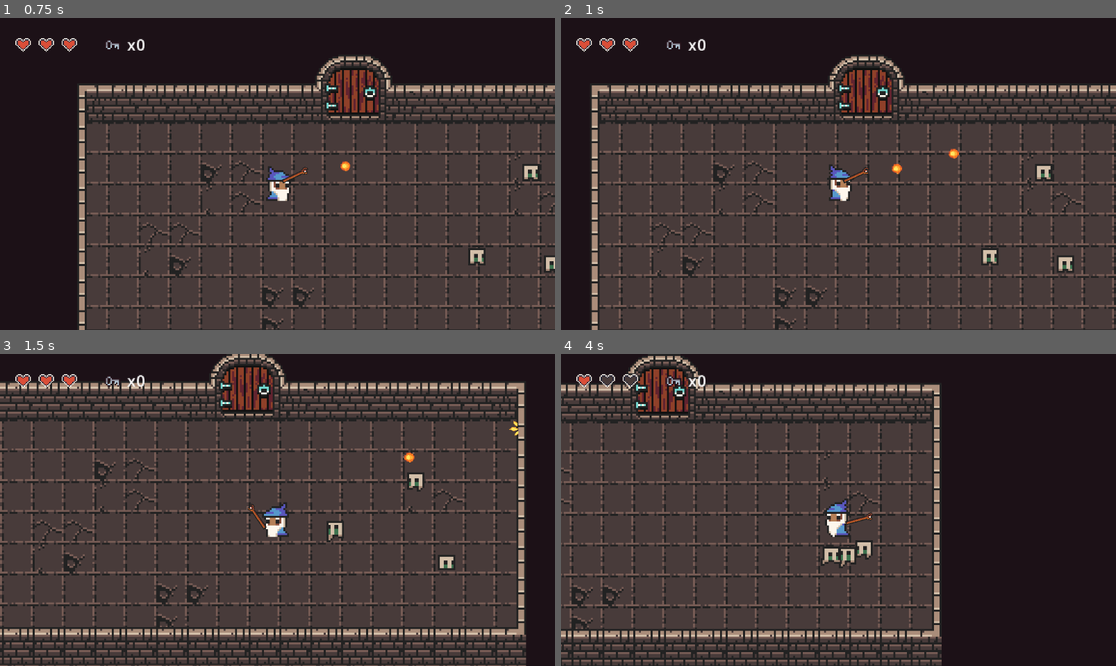
Above: before the commit, frames 1-4 (two rows, left to right).
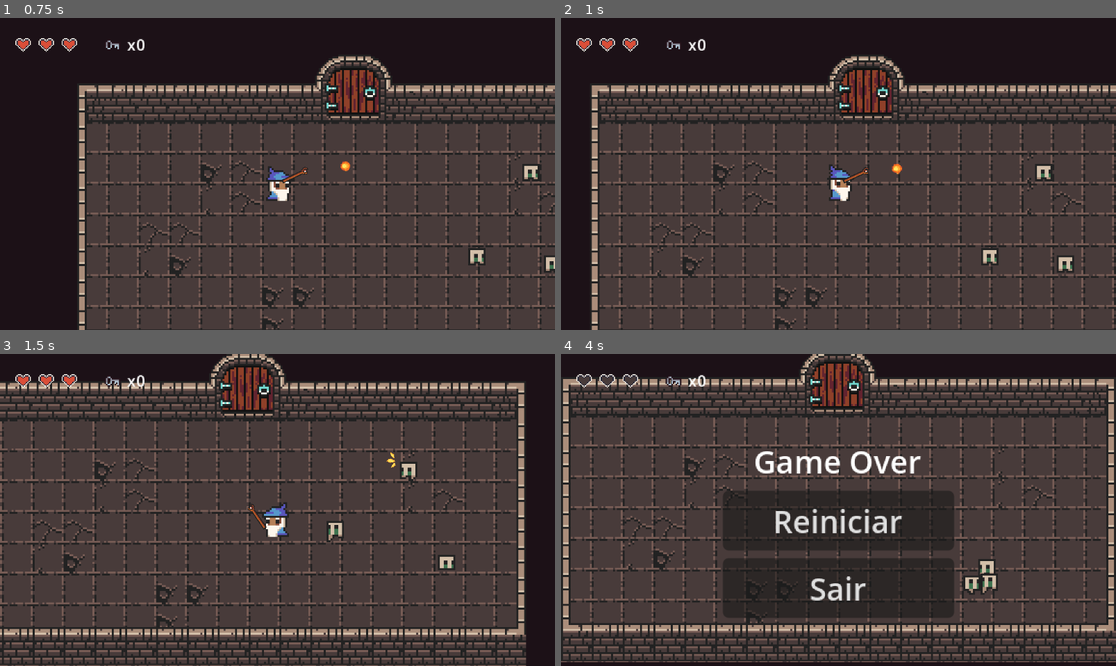
Above: after the commit, the same moments.

Repository: leanfj/infinit-dungeon
Game: Godot game, scene res://scenes/world_node_2d.tscn
The game is run twice, just before and just after one commit, with the same random seed, the same clock (stepped at 60 frames per second) and the same inputs.
Inputs (mouse positions are in pixels of both pictures, inside the frame that each line leads up to):
- Up to frame 1 (0.75 s): tap Enter at 0.5 s; move the mouse to (399, 158) at 0.52 s; press the mouse at (399, 158) at 0.53 s; hold D (move_right) from 0.53 s (still down)
- Up to frame 2 (1 s): keep holding D (move_right)
- Up to frame 3 (1.5 s): move the mouse to (166, 525) at 1.27 s; release D (move_right) at 1.28 s; release the mouse at (166, 525) at 1.28 s; hold S (move_down) from 1.28 s (still down); click (166, 525) at 1.35 s
- Up to frame 4 (4 s): move the mouse to (894, 441) at 2.02 s; release S (move_down) at 2.03 s; press the mouse at (894, 441) at 2.03 s; hold D (move_right) 2.03-2.78 s; right-click (894, 441) at 2.1 s; move the mouse to (810, 572) at 2.77 s; release the mouse at (810, 572) at 2.78 s; hold W (move_up) 2.78-3.53 s; click (810, 572) at 2.85 s; move the mouse to (1005, 556) at 3.52 s; press the mouse at (1005, 556) at 3.53 s; hold A (move_left) from 3.53 s (still down)

Frame 1 is identical in both runs. In frame 2, less than 0.1% of the frame differs, in the area x 69-72%, y 41-46%; in frame 3, 0.4%; in frame 4, 60%, in the area x 0-100%, y 0-100%.

Commit message:
Add z_index to DoorNode2D and implement drop spawning for CrateNode2D; enhance FireBall with area detection and adjust scene references

Diff:
--- a/entities/Door/door_open_node_2d.tscn
+++ b/entities/Door/door_open_node_2d.tscn
@@ -23,6 +23,7 @@
 size = Vector2(32, 26)
 
 [node name="DoorNode2D" type="Node2D"]
+z_index = 1
 
 [node name="CharacterBody2D" type="CharacterBody2D" parent="." groups=["walls"]]
 
--- a/entities/Environments/Crate/crate_node_2d.gd
+++ b/entities/Environments/Crate/crate_node_2d.gd
@@ -1,15 +1,26 @@
 class_name CrateNode2D
 extends Node2D
+
+@export var drop_scenes: Array[PackedScene] = []
 
 # Called when the node enters the scene tree for the first time.
 func _ready() -> void:
 	$HitBoxArea2D.hit_detected.connect(take_damage)
 
 func take_damage(_amount: int, _origin: Vector2 = Vector2.ZERO) -> void:
-	if get_parent():
-		var flask_scene := preload("res://entities/Environments/Flasks/flask_red_node_2d.tscn")
-		var flask := flask_scene.instantiate()
-		get_parent().add_child(flask)
-		if flask is Node2D:
-			flask.global_position = global_position
+	_spawn_drop()
 	queue_free()
+
+
+func _spawn_drop() -> void:
+	if not get_parent():
+		return
+	if drop_scenes.is_empty():
+		return
+	var scene: PackedScene = drop_scenes[randi() % drop_scenes.size()]
+	if scene == null:
+		return
+	var inst := scene.instantiate()
+	get_parent().add_child(inst)
+	if inst is Node2D:
+		inst.global_position = global_position
--- a/entities/player/Mage/FireBall/fire_ball_node_2d.gd
+++ b/entities/player/Mage/FireBall/fire_ball_node_2d.gd
@@ -5,9 +5,11 @@
 #animations hit and travel
 
 @export var speed: float = 200.0
+@export var max_distance: float = 50.0
 
 var _direction: Vector2 = Vector2.ZERO
 var _has_hit: bool = false
+var _origin_position: Vector2 = Vector2.ZERO
 
 
 func _ready() -> void:
@@ -15,33 +17,37 @@
 
 func _physics_process(_delta: float) -> void:
 	position += _direction * speed * _delta
+	if _origin_position != Vector2.ZERO and global_position.distance_to(_origin_position) >= max_distance:
+		await _play_hit_and_free()
 
 func set_direction(direction: Vector2) -> void:
 	_direction = direction.normalized()
+	_origin_position = global_position
 
 func _on_body_entered(body: Node2D) -> void:
 	if _has_hit:
 		return
+	if body and body.has_method("take_damage"):
+		body.take_damage(1, global_position)
+	await _play_hit_and_free()
 
-	if body.is_in_group("enemies") and body.has_method("take_damage"):
-		_has_hit = true
-		body.take_damage(1, global_position)
-		await _play_hit_and_free()
+
+func _on_area_entered(area: Area2D) -> void:
+	if _has_hit:
 		return
-
-	if body.is_in_group("walls"):
-		_has_hit = true
-		await _play_hit_and_free()
+	if area and area.has_method("take_damage"):
+		area.take_damage(1, global_position)
+	await _play_hit_and_free()
 
 
 func _on_hurt_detected() -> void:
-	if _has_hit:
-		return
-	_has_hit = true
 	await _play_hit_and_free()
 
 
 func _play_hit_and_free() -> void:
+	if _has_hit:
+		return
+	_has_hit = true
 	animated_sprite_2d.play("hit")
 	animated_sprite_2d.rotation = _direction.angle()
 	_direction = Vector2.ZERO
--- a/entities/player/Mage/FireBall/fire_ball_node_2d.tscn
+++ b/entities/player/Mage/FireBall/fire_ball_node_2d.tscn
@@ -81,3 +81,4 @@
 debug_color = Color(0.94298196, 0.14780775, 0.47875196, 0.41960785)
 
 [connection signal="body_entered" from="." to="." method="_on_body_entered"]
+[connection signal="area_entered" from="." to="." method="_on_area_entered"]
--- a/entities/player/Mage/mage_character_body_2d.tscn
+++ b/entities/player/Mage/mage_character_body_2d.tscn
@@ -11,7 +11,6 @@
 [ext_resource type="Texture2D" uid="uid://c0mpbr00vlg0a" path="res://entities/player/Mage/Sprites/wizzard_m_run_anim_f2.png" id="8_eembq"]
 [ext_resource type="Texture2D" uid="uid://cwsfqkk7mq86y" path="res://entities/player/Mage/Sprites/wizzard_m_run_anim_f3.png" id="9_0rk3v"]
 [ext_resource type="Texture2D" uid="uid://dfvwey8sw7ykr" path="res://entities/player/Mage/Staff/weapon_red_magic_staff.png" id="11_8f32o"]
-[ext_resource type="Script" uid="uid://bp27mc01s6y16" path="res://entities/player/Mage/camera_2d.gd" id="12_eimj0"]
 
 [sub_resource type="SpriteFrames" id="SpriteFrames_ehqxe"]
 animations = [{
@@ -174,6 +173,6 @@
 
 [node name="Camera2D" parent="." index="4"]
 limit_smoothed = true
-script = ExtResource("12_eimj0")
+terrain_path = NodePath("../TerrainManagerNode2D")
 
 [connection signal="animation_finished" from="StaffNode2D/StaffAnimationPlayer" to="." method="_on_staff_animation_player_animation_finished"]
--- a/entities/player/player_character_body_2d.tscn
+++ b/entities/player/player_character_body_2d.tscn
@@ -1,10 +1,11 @@
 [gd_scene load_steps=6 format=3 uid="uid://ctskcvs7nxu4e"]
 
+[ext_resource type="Script" uid="uid://bp27mc01s6y16" path="res://entities/player/Mage/camera_2d.gd" id="1_cam"]
 [ext_resource type="Script" uid="uid://dib2lc2utu6xy" path="res://entities/player/player_character_body_2d.gd" id="1_yo3wp"]
-[ext_resource type="Script" path="res://entities/player/Mage/camera_2d.gd" id="1_cam"]
 [ext_resource type="PackedScene" uid="uid://bio5e71ly3ea5" path="res://mechanics/hit_box_area_2d.tscn" id="2_yo3wp"]
 
 [sub_resource type="SpriteFrames" id="SpriteFrames_rcxmu"]
+
 [sub_resource type="CircleShape2D" id="CircleShape2D_yo3wp"]
 radius = 6.0
 
@@ -12,6 +13,7 @@
 script = ExtResource("1_yo3wp")
 
 [node name="AnimatedSprite2D" type="AnimatedSprite2D" parent="."]
+y_sort_enabled = true
 sprite_frames = SubResource("SpriteFrames_rcxmu")
 
 [node name="CollisionShape2D" type="CollisionShape2D" parent="."]
--- a/scenes/world_node_2d.tscn
+++ b/scenes/world_node_2d.tscn
@@ -9,6 +9,7 @@
 [ext_resource type="PackedScene" uid="uid://dslac264yjekj" path="res://HUD/game_over.tscn" id="7_gameover"]
 [ext_resource type="PackedScene" uid="uid://cukrccbnm3acq" path="res://HUD/pause_menu.tscn" id="8_pause"]
 [ext_resource type="PackedScene" path="res://entities/Environments/Keys/key_node_2d.tscn" id="9_key"]
+[ext_resource type="PackedScene" uid="uid://bpuwypg374ivm" path="res://entities/Environments/Flasks/flask_red_node_2d.tscn" id="10_og367"]
 
 [node name="WorldNode2D" type="Node2D"]
 y_sort_enabled = true
@@ -112,3 +113,4 @@
 
 [node name="CrateNode2D" parent="." instance=ExtResource("4_3c8vw")]
 position = Vector2(641.89355, 39.669167)
+drop_scenes = Array[PackedScene]([ExtResource("10_og367")])
Not shown: 1 places in entities/player/Mage/mage_character_body_2d.tscn that only renumber resources
Not shown: 1 places in scenes/world_node_2d.tscn that only renumber resources
